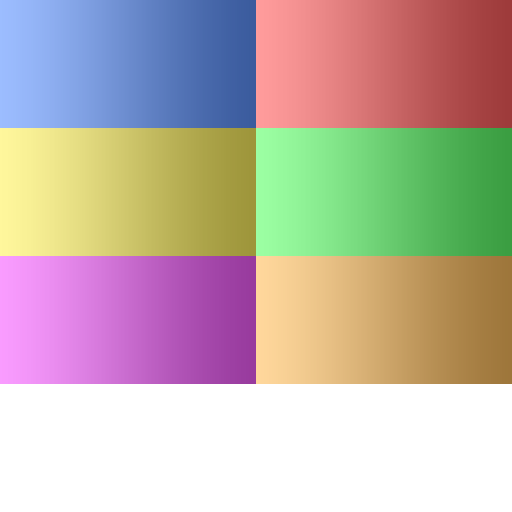
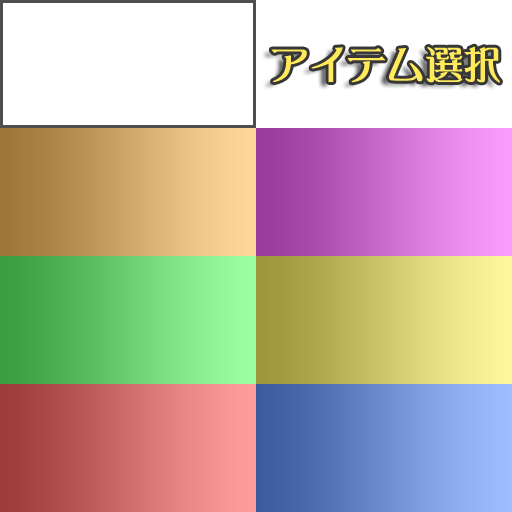
Layered file, before and after one edit (w=512, h=512). Changes by layer:
removed layer "シェイプ 1 のコピー 5" over [256, 256, 512, 384]
removed layer "シェイプ 1 のコピー 4" over [0, 256, 256, 384]
removed layer "シェイプ 1 のコピー 3" over [256, 128, 512, 256]
renamed "シェイプ 1 のコピー" to "シェイプ 1", moved it above "アイテム選択", painted on it over [0, 0, 512, 128]
renamed "シェイプ 1 のコピー 2" to "アイテム選択", painted on it over [0, 46, 500, 256]
renamed "シェイプ 1" to "レイヤー 0", painted on it over [0, 0, 512, 512]
removed layer "背景" over [0, 0, 512, 512]
